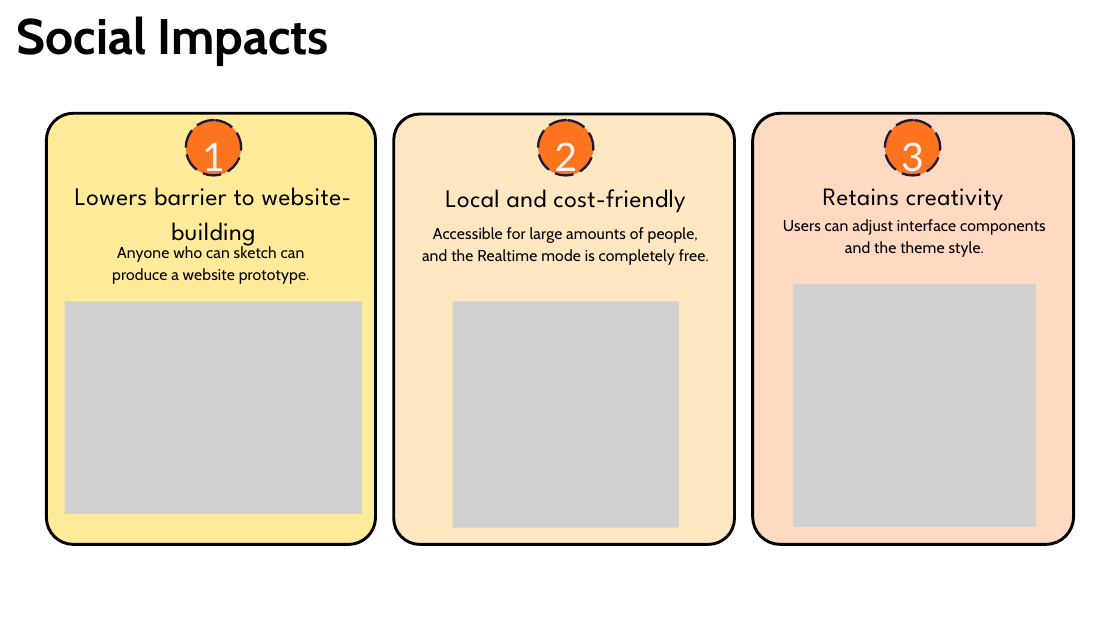
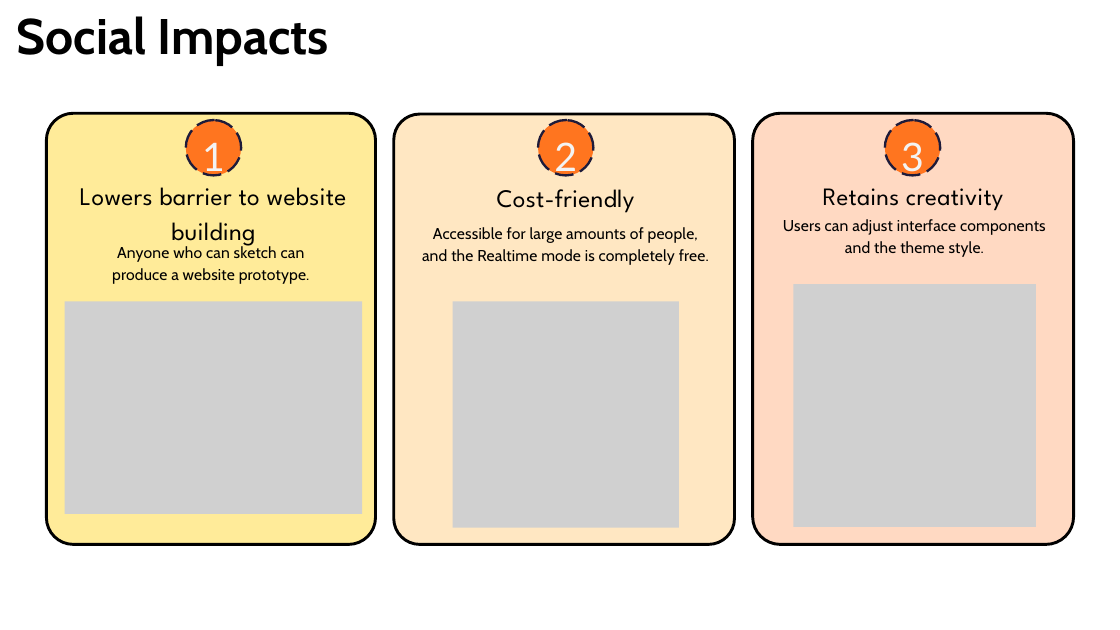
Before and after one commit to brianchen3388/HHCC-Chef-Bagels, a slide deck: slide 10 of comp_material/HHCC 26 Presentation.pptx. Drawn at 1120x630 pixels with LibreOffice and Linux fonts; fonts in the diff are those of the drawing; grey boxes stand for pictures. Boxes give left, top, right and bottom in pixels: in the first picture for what was removed or moved away, otherwise in the second. Text is boxed around its words. In the diff, an @@ line names an element or a change of style, - is before the commit and + after.

```diff
--- a/comp_material/HHCC 26 Presentation.pptx
+++ b/comp_material/HHCC 26 Presentation.pptx
@@ text at bbox=[80, 187, 347, 249]: text changed @@
-Lowers barrier to website-building
+Lowers barrier to website building
@@ text at bbox=[497, 189, 635, 213]: text changed @@
-Local and cost-friendly
+Cost-friendly
```
Also in this commit, not shown: 8 other slides changed, 1 slide added, 1 slide removed.
